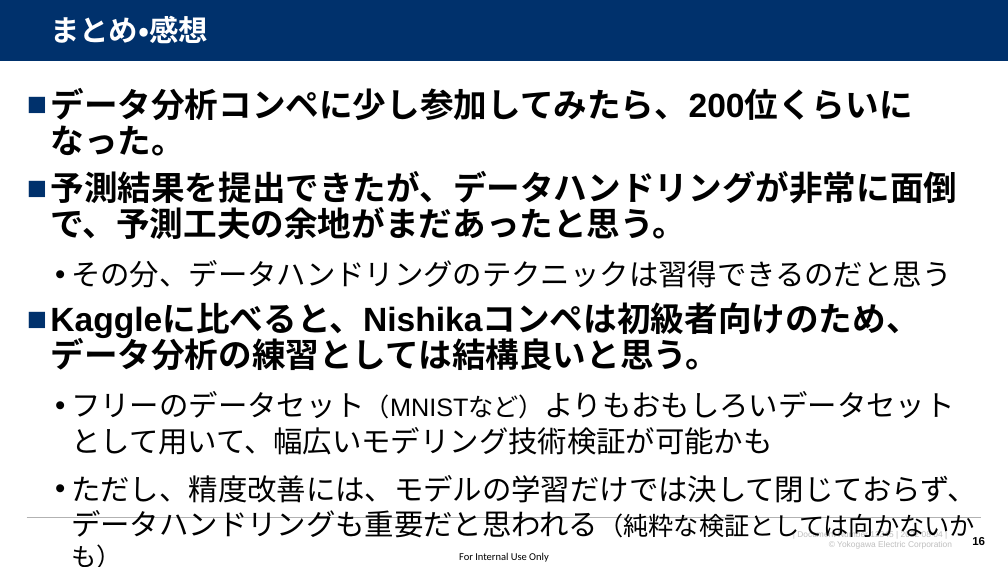
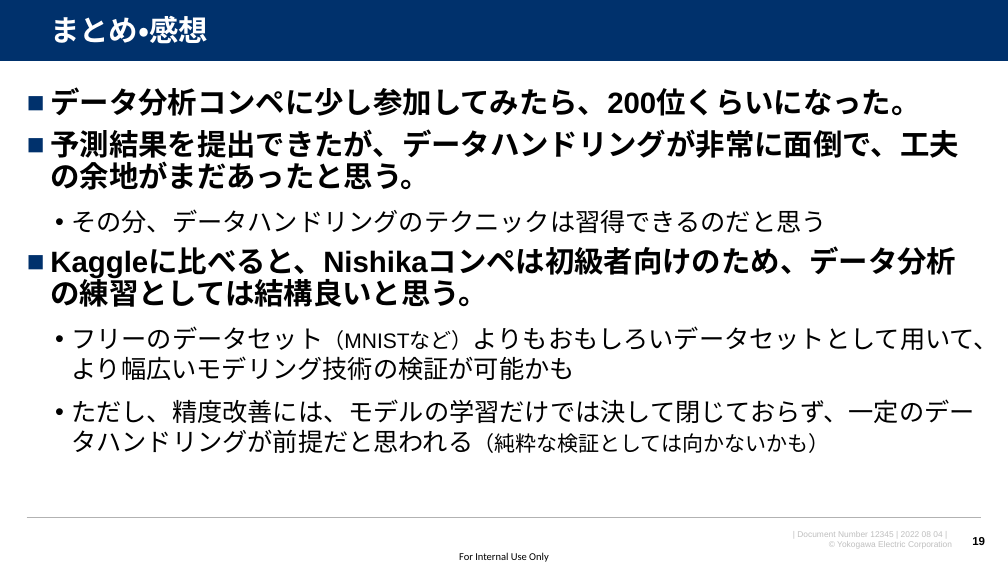
Before and after one commit to watarukumagai-git/opt, a slide deck: slide 19 of MMW/20220804_MMW_kumagai_rev.0.pptx (slide 16 before the commit). Drawn at 1008x567 pixels with LibreOffice and Linux fonts; fonts in the diff are those of the drawing; background and template pictures are left out. Boxes give left, top, right and bottom in pixels: in the first picture for what was removed or moved away, otherwise in the second. Text is boxed around its words. In the diff, an @@ line names an element or a change of style, - is before the commit and + after.

```diff
--- a/MMW/20220804_MMW_kumagai_rev.0.pptx
+++ b/MMW/20220804_MMW_kumagai_rev.0.pptx
@@ text at <box>50,87,956,307</box>: size 32 to 28 pt in "データ分析コンペに少し参加してみたら、200位くらいになった。", "Kaggleに比べると、Nishikaコンペは初級者向けのため、データ分析の練習としては結構良いと思う。"; size 28 to 24 pt in "その分、データハンドリングのテクニックは習得できるのだと思う" @@
@@ text at <box>50,129,958,190</box>: text changed; size 32 to 28 pt @@
-■ 予測結果を提出できたが、データハンドリングが非常に面倒で、予測工夫の余地がまだあったと思う。
+■ 予測結果を提出できたが、データハンドリングが非常に面倒で、工夫の余地がまだあったと思う。
@@ text at <box>71,326,999,453</box>: text changed; size 28 to 24 pt @@
-  • フリーのデータセット（MNISTなど）よりもおもしろいデータセットとして用いて、幅広いモデリング技術検証が可能かも
-  • ただし、精度改善には、モデルの学習だけでは決して閉じておらず、データハンドリングも重要だと思われる（純粋な検証としては向かないかも）
+  • フリーのデータセット（MNISTなど）よりもおもしろいデータセットとして用いて、より幅広いモデリング技術の検証が可能かも
+  • ただし、精度改善には、モデルの学習だけでは決して閉じておらず、一定のデータハンドリングが前提だと思われる（純粋な検証としては向かないかも）
```
Also in this commit, not shown: 9 other slides changed, 4 slides added, 1 slide removed.
